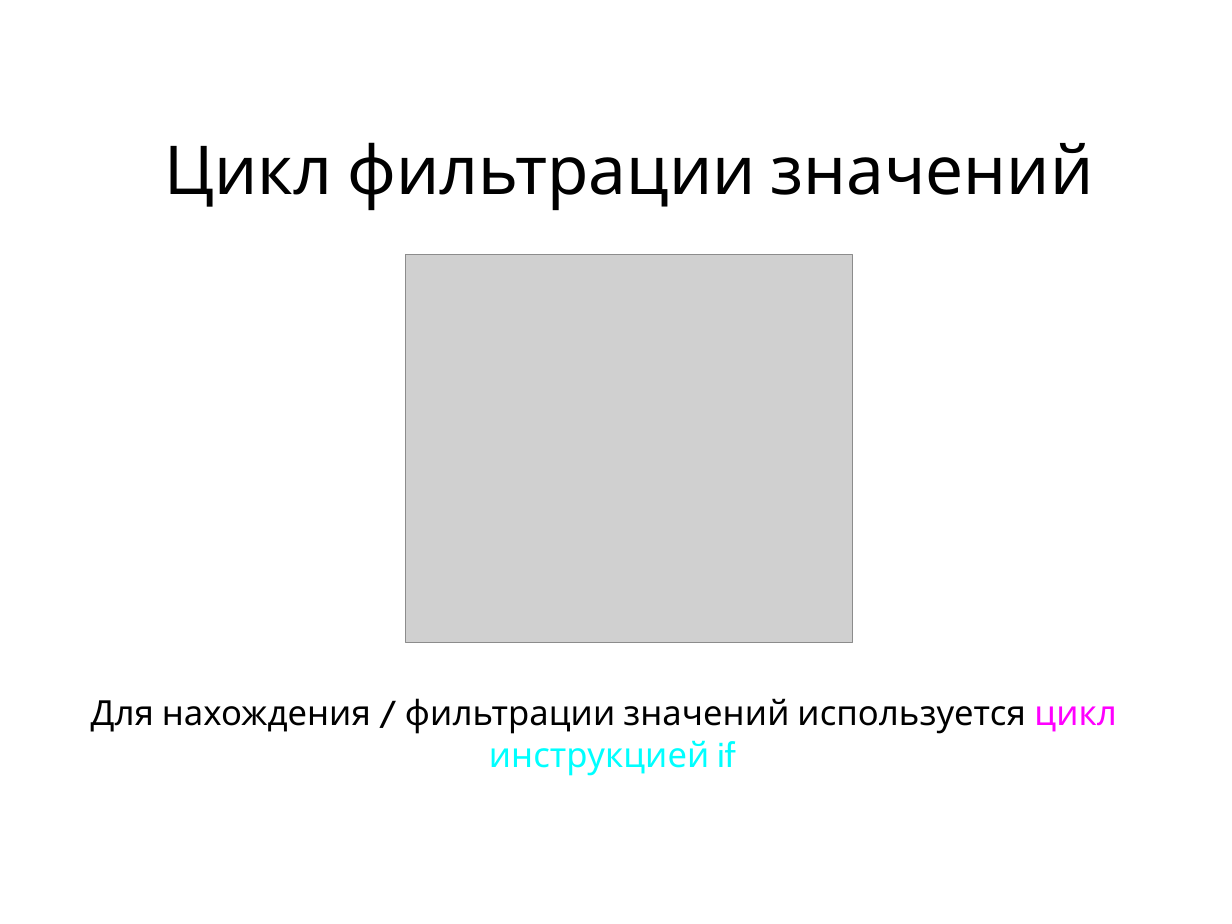
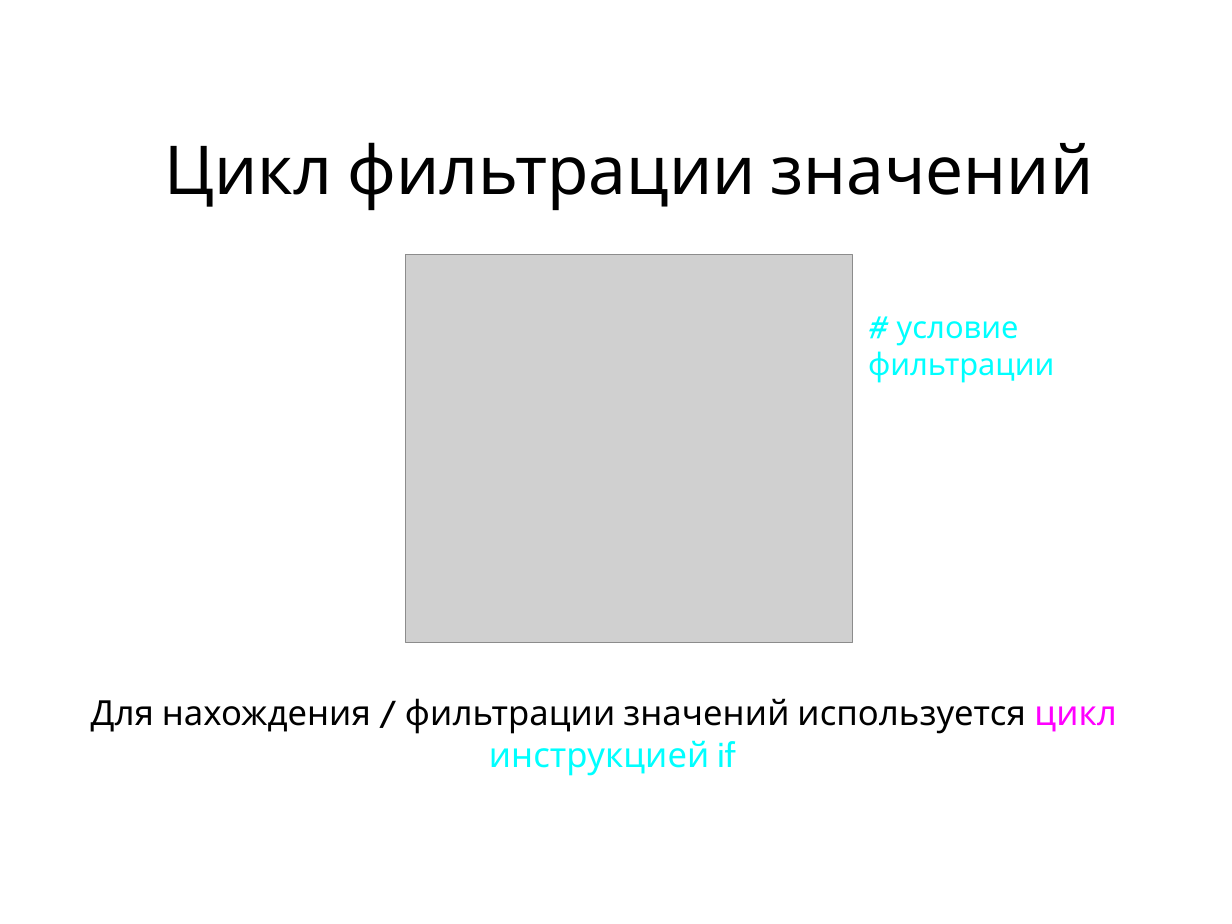
Before and after one commit to maxchv/LearnPython, a slide deck: slide 19 of week02/04.Loops.pptx (slide 18 before the commit). Drawn at 1232x924 pixels with LibreOffice and Linux fonts; fonts in the diff are those of the drawing; grey boxes stand for pictures. Boxes give left, top, right and bottom in pixels: in the first picture for what was removed or moved away, otherwise in the second. Text is boxed around its words. In the diff, an @@ line names an element or a change of style, - is before the commit and + after.

```diff
--- a/week02/04.Loops.pptx
+++ b/week02/04.Loops.pptx
@@ text added at bbox=[868, 321, 1054, 383], 18 pt, text #00FFFF @@
+# условие фильтрации
```
Also in this commit, not shown: 11 other slides changed, 8 slides added, 1 slide removed, 8 other files.
